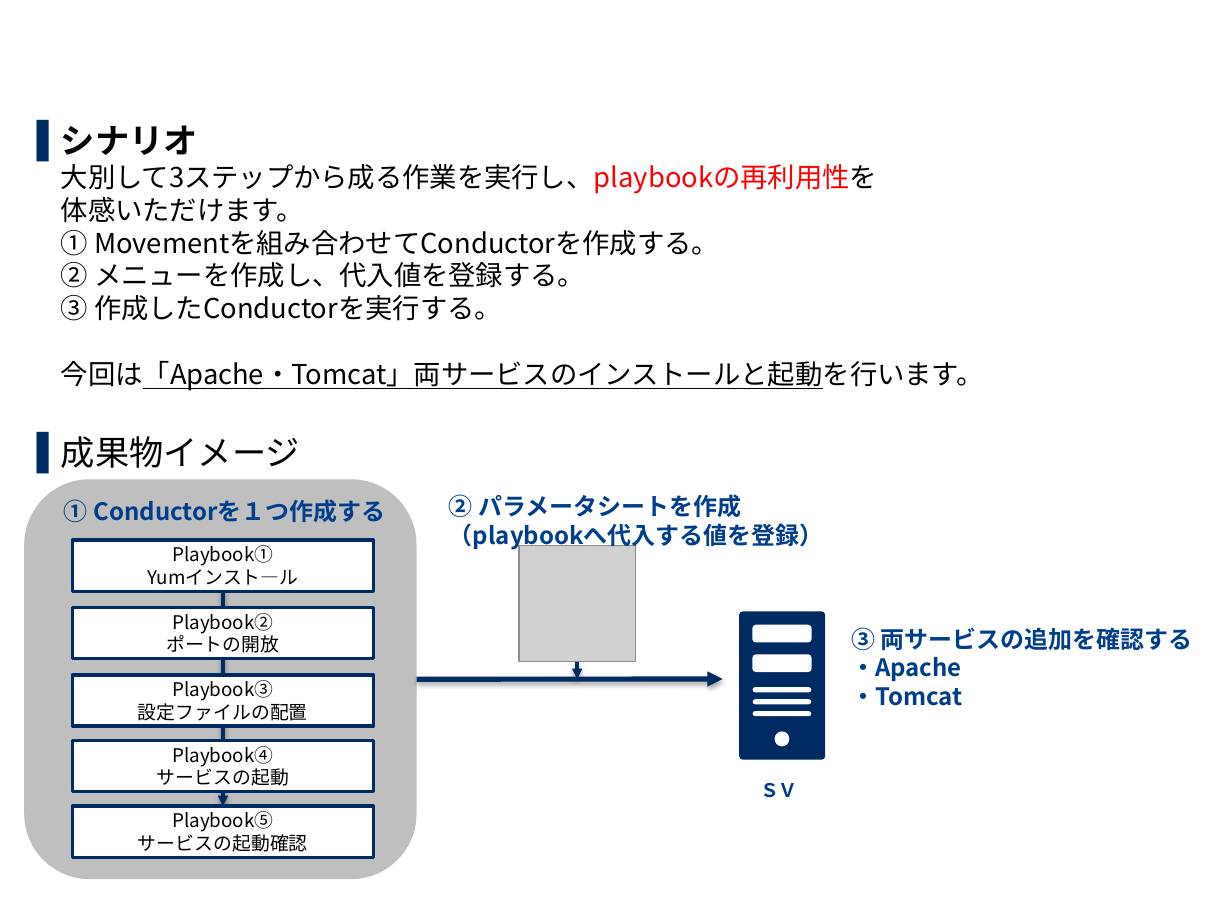
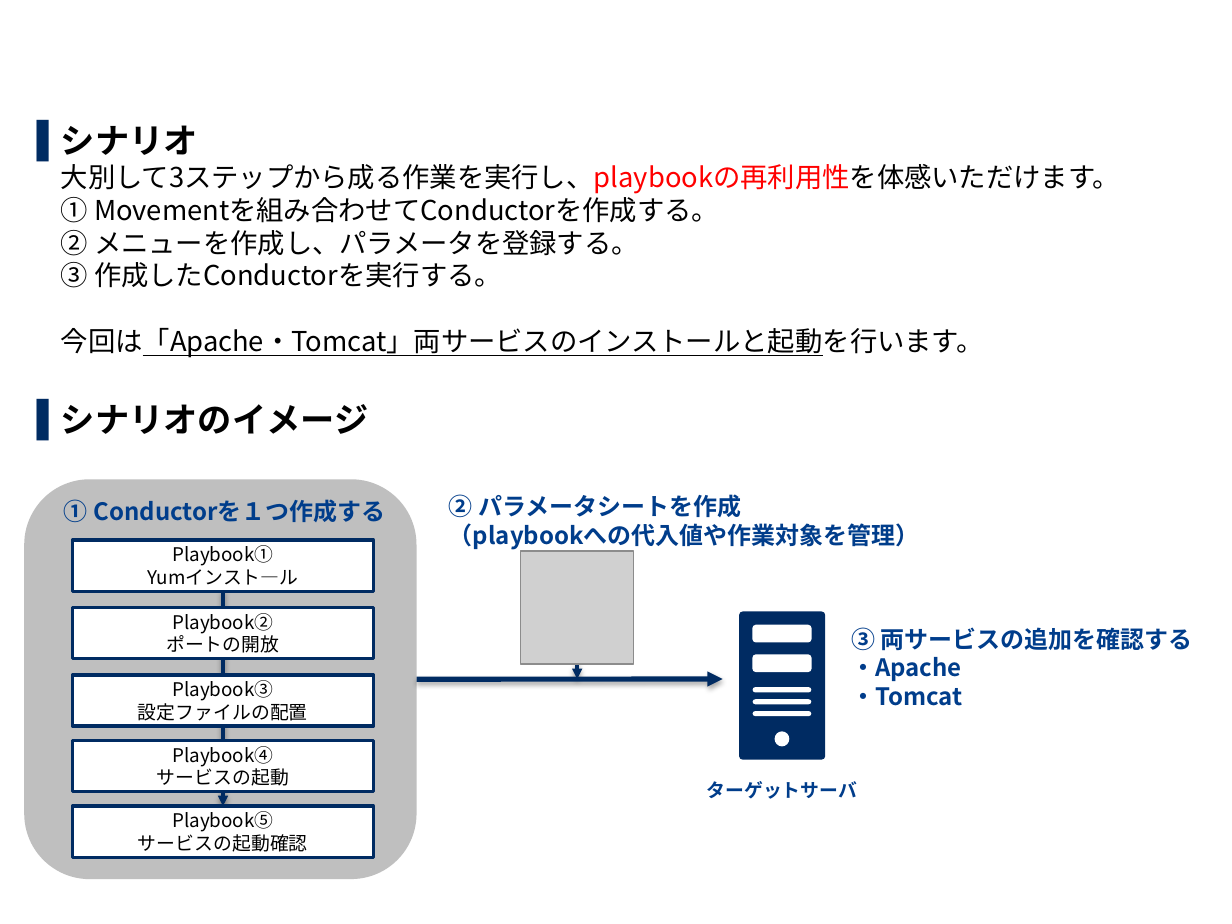
Before and after one commit to exastro-suite/it-automation-docs, a slide deck: slide 6 of asset/Learn_ja/ITA-Ansible-Driver_ja_practice.pptx (slide 8 before the commit). Drawn at 1232x924 pixels with LibreOffice and Linux fonts; fonts in the diff are those of the drawing; grey boxes stand for pictures; background and template pictures are left out. Boxes give left, top, right and bottom in pixels: in the first picture for what was removed or moved away, otherwise in the second. Text is boxed around its words. In the diff, an @@ line names an element or a change of style, - is before the commit and + after.

```diff
--- a/asset/Learn_ja/ITA-Ansible-Driver_ja_practice.pptx
+++ b/asset/Learn_ja/ITA-Ansible-Driver_ja_practice.pptx
@@ text at (61, 125, 1120, 434): text changed @@
-▌ シナリオ
-  大別して3ステップから成る作業を実行し、playbookの再利用性を
-  体感いただけます。
-  ① Movementを組み合わせてConductorを作成する。
-  ② メニューを作成し、代入値を登録する。
-  ③ 作成したConductorを実行する。
-  今回は「Apache・Tomcat」両サービスのインストールと起動を行います。
-▌ 成果物イメージ
+▌ シナリオ
+  大別して3ステップから成る作業を実行し、playbookの再利用性を体感いただけます。
+  ① Movementを組み合わせてConductorを作成する。
+  ② メニューを作成し、パラメータを登録する。
+  ③ 作成したConductorを実行する。
+  今回は「Apache・Tomcat」両サービスのインストールと起動を行います。
+▌ シナリオのイメージ
@@ text at (449, 494, 920, 550): text changed @@
-② パラメータシートを作成
-（playbookへ代入する値を登録）
+② パラメータシートを作成
+（playbookへの代入値や作業対象を管理）
@@ picture: place and size @@
-picture at (519, 546, 636, 663)
+picture at (521, 551, 634, 664)
@@ text at (707, 781, 858, 799): text changed @@
-ＳＶ
+ターゲットサーバ
```
Also in this commit, not shown: 55 other slides changed, 4 slides added, 4 slides removed, 1 other file.
